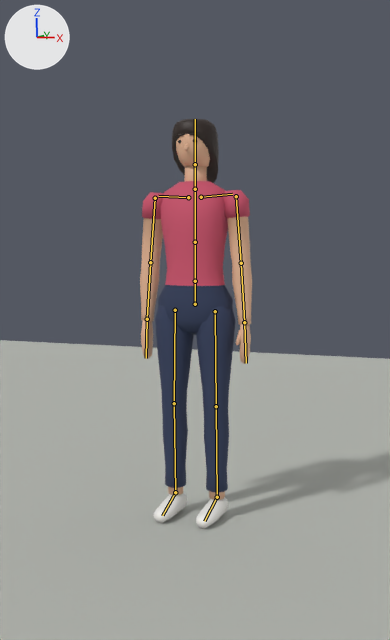
Before and after pictures for a commit that changed the Blender file assets/blender/characters/pedestrian_f.blend.
Before and after are seen from the file's camera 'preview_camera'. Every picture has the same lights, and +X, +Y and +Z are marked at upper left. The older version comes first. The bones that bend it are drawn over the model as lines.

Objects in the first picture: 'body', 'hair', 'head', 'preview_ground'.
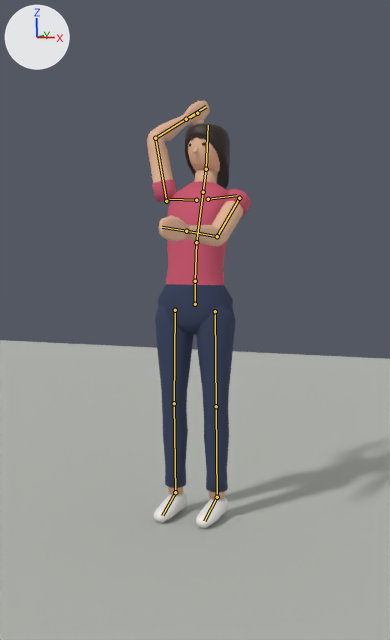
The newer file adds an action. The first version stands in its rest pose; the second is drawn at frame 5 of the action 'bat_swing_b'.

Diff of the bpy script that builds the scene:
```diff
--- a/assets/blender/characters/pedestrian_f.blend.py
+++ b/assets/blender/characters/pedestrian_f.blend.py
@@ bone_spine @@
 bone_spine = bpy.data.objects['pedestrian_f'].pose.bones['Spine']  # child of 'Hips'
-bone_spine.rotation_quaternion = (1.0, 0.0, 0.0, 0.0)  # degrees (0, 0, 0)
+bone_spine.rotation_quaternion = (0.998, -0.052, -0.044, -0.002)  # degrees (-6, -5, 0)
@@ bone_chest @@
 bone_chest = bpy.data.objects['pedestrian_f'].pose.bones['Chest']  # child of 'Spine'
-bone_chest.rotation_quaternion = (1.0, 0.0, 0.0, 0.0)  # degrees (0, 0, 0)
+bone_chest.rotation_quaternion = (0.997, -0.07, -0.044, -0.003)  # degrees (-8, -5, 0)
@@ bone_head @@
 bone_head = bpy.data.objects['pedestrian_f'].pose.bones['Head']  # child of 'Neck'
-bone_head.rotation_quaternion = (1.0, 0.0, 0.0, 0.0)  # degrees (0, 0, 0)
+bone_head.rotation_quaternion = (0.998, 0.07, 0.0, 0.0)  # degrees (8, 0, 0)
@@ bone_leftupperarm @@
 bone_leftupperarm = bpy.data.objects['pedestrian_f'].pose.bones['LeftUpperArm']  # child of 'LeftShoulder'
-bone_leftupperarm.rotation_quaternion = (1.0, 0.0, 0.0, 0.0)  # degrees (0, 0, 0)
+bone_leftupperarm.rotation_quaternion = (0.94, -0.339, -0.03, -0.03)  # degrees (-40, -4, -2)
@@ bone_leftlowerarm @@
 bone_leftlowerarm = bpy.data.objects['pedestrian_f'].pose.bones['LeftLowerArm']  # child of 'LeftUpperArm'
-bone_leftlowerarm.rotation_quaternion = (1.0, 0.0, 0.0, 0.0)  # degrees (0, 0, 0)
+bone_leftlowerarm.rotation_quaternion = (0.94, -0.341, -0.023, -0.023)  # degrees (-40, -3, -2)
@@ bone_rightupperarm @@
 bone_rightupperarm = bpy.data.objects['pedestrian_f'].pose.bones['RightUpperArm']  # child of 'RightShoulder'
-bone_rightupperarm.rotation_quaternion = (1.0, 0.0, 0.0, 0.0)  # degrees (0, 0, 0)
+bone_rightupperarm.rotation_quaternion = (0.173, -0.965, 0.101, 0.171)  # degrees (-161, 21, -8)
@@ bone_rightlowerarm @@
 bone_rightlowerarm = bpy.data.objects['pedestrian_f'].pose.bones['RightLowerArm']  # child of 'RightUpperArm'
-bone_rightlowerarm.rotation_quaternion = (1.0, 0.0, 0.0, 0.0)  # degrees (0, 0, 0)
+bone_rightlowerarm.rotation_quaternion = (0.819, -0.571, 0.038, 0.038)  # degrees (-70, 6, 1)
```

Changed parts and their boxes (x1, y1, x2, y2) in the pictures (390 x 640 px):
'body', posed (7% narrower, 18% taller)
    before: (140, 166, 252, 529)
    after: (147, 100, 251, 529)
'hair', posed
    before: (172, 119, 219, 183)
    after: (185, 123, 230, 189)
'head', posed
    before: (176, 133, 210, 167)
    after: (187, 136, 220, 172)
bone 'Spine', root to tip
    before: (195, 281) to (195, 242)
    after: (195, 281) to (196, 242)
bone 'Chest', root to tip
    before: (195, 242) to (195, 189)
    after: (196, 242) to (203, 192)
bone 'Head', root to tip
    before: (195, 164) to (195, 119)
    after: (206, 169) to (208, 125)
bone 'LeftUpperArm', root to tip
    before: (236, 196) to (241, 263)
    after: (239, 198) to (217, 236)
bone 'LeftLowerArm', root to tip
    before: (241, 263) to (244, 322)
    after: (217, 236) to (186, 231)
bone 'RightUpperArm', root to tip
    before: (155, 198) to (150, 262)
    after: (166, 201) to (155, 138)
bone 'RightLowerArm', root to tip
    before: (150, 262) to (147, 319)
    after: (155, 138) to (186, 119)
